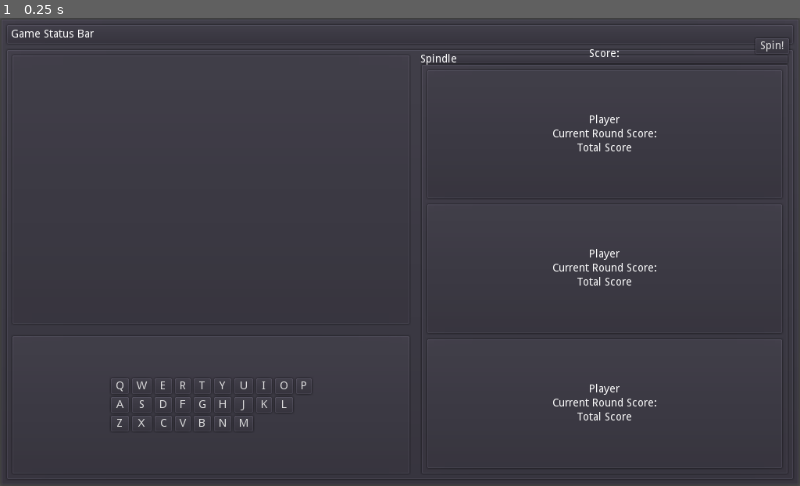
Above: before the commit, frame 1.
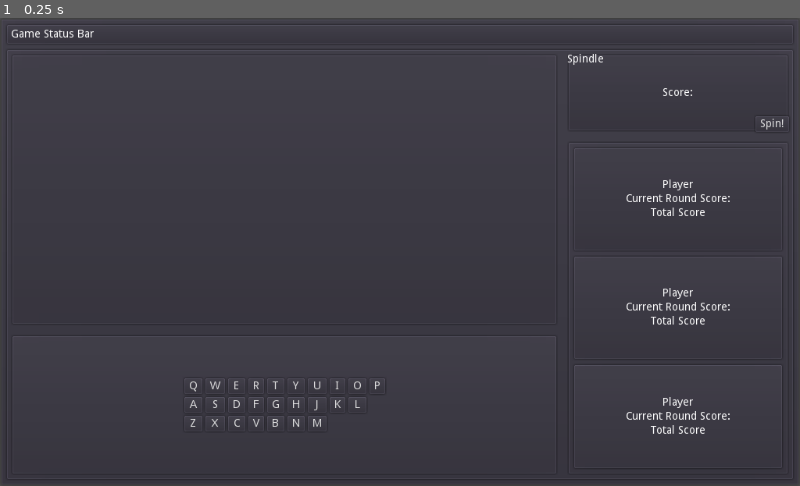
Above: after the commit, the same moment.

Repository: zacryol/spindle-of-serendipity
Game: Godot game, scene res://game/GamePanel.tscn
Two runs of this game, one before a commit and one after it. Both use one fixed random seed, a clock stepped at 60 frames per second and the inputs below. This scene is started directly instead of the project's main scene.
Inputs:
- Up to frame 1 (0.25 s): no input

The runs differ from the first frame. In frame 1, 2.0% of the frame differs, in the area x 14-99%, y 4-97%.

Commit message:
Adjusted Control Node spacings

Diff:
--- a/game/GamePanel.tscn
+++ b/game/GamePanel.tscn
@@ -47,39 +47,44 @@
 margin_top = 7.0
 margin_right = 1003.0
 margin_bottom = 547.0
-split_offset = 512
+split_offset = 700
+dragger_visibility = 1
 
 [node name="VSplitContainer" type="VSplitContainer" parent="PanelContainer/VBoxContainer/PanelContainer2/HSplitContainer"]
-margin_right = 512.0
+margin_right = 700.0
 margin_bottom = 540.0
 split_offset = 348
+dragger_visibility = 1
 
 [node name="EntryDisplay" parent="PanelContainer/VBoxContainer/PanelContainer2/HSplitContainer/VSplitContainer" instance=ExtResource( 3 )]
 anchor_right = 0.0
 anchor_bottom = 0.0
-margin_right = 512.0
+margin_right = 700.0
 margin_bottom = 348.0
 
 [node name="Keyboard" parent="PanelContainer/VBoxContainer/PanelContainer2/HSplitContainer/VSplitContainer" instance=ExtResource( 2 )]
 anchor_right = 0.0
 anchor_bottom = 0.0
 margin_top = 360.0
-margin_right = 512.0
+margin_right = 700.0
 margin_bottom = 540.0
 
 [node name="VSplitContainer2" type="VSplitContainer" parent="PanelContainer/VBoxContainer/PanelContainer2/HSplitContainer"]
-margin_left = 524.0
+margin_left = 712.0
 margin_right = 996.0
 margin_bottom = 540.0
+split_offset = 100
+dragger_visibility = 1
 
 [node name="Spindle" parent="PanelContainer/VBoxContainer/PanelContainer2/HSplitContainer/VSplitContainer2" instance=ExtResource( 4 )]
 anchor_right = 0.0
 anchor_bottom = 0.0
-margin_right = 472.0
+margin_right = 284.0
+margin_bottom = 100.0
 
 [node name="PlayersPanel" parent="PanelContainer/VBoxContainer/PanelContainer2/HSplitContainer/VSplitContainer2" instance=ExtResource( 1 )]
 anchor_right = 0.0
 anchor_bottom = 0.0
-margin_top = 12.0
-margin_right = 472.0
+margin_top = 112.0
+margin_right = 284.0
 margin_bottom = 540.0
